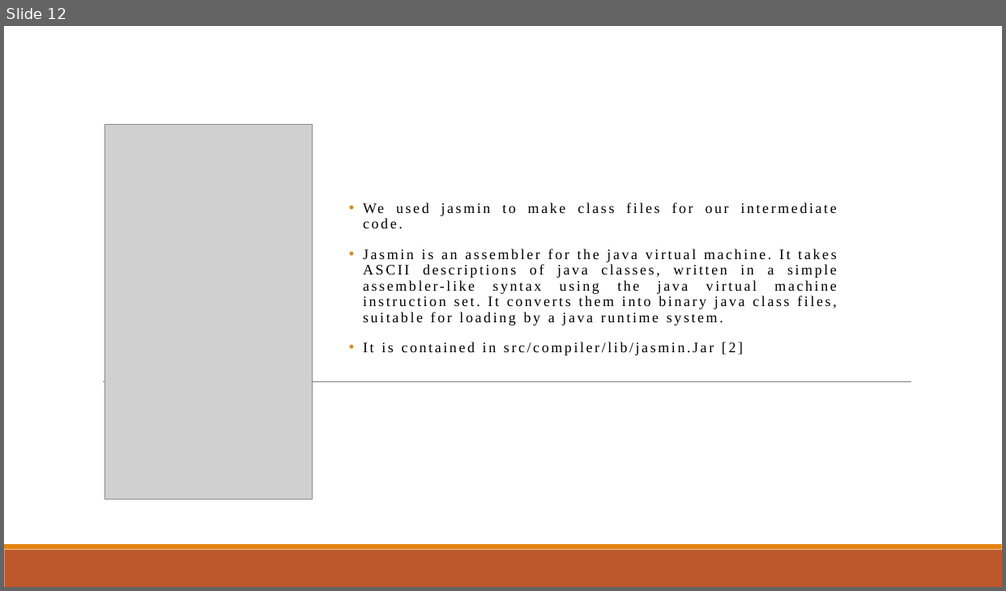
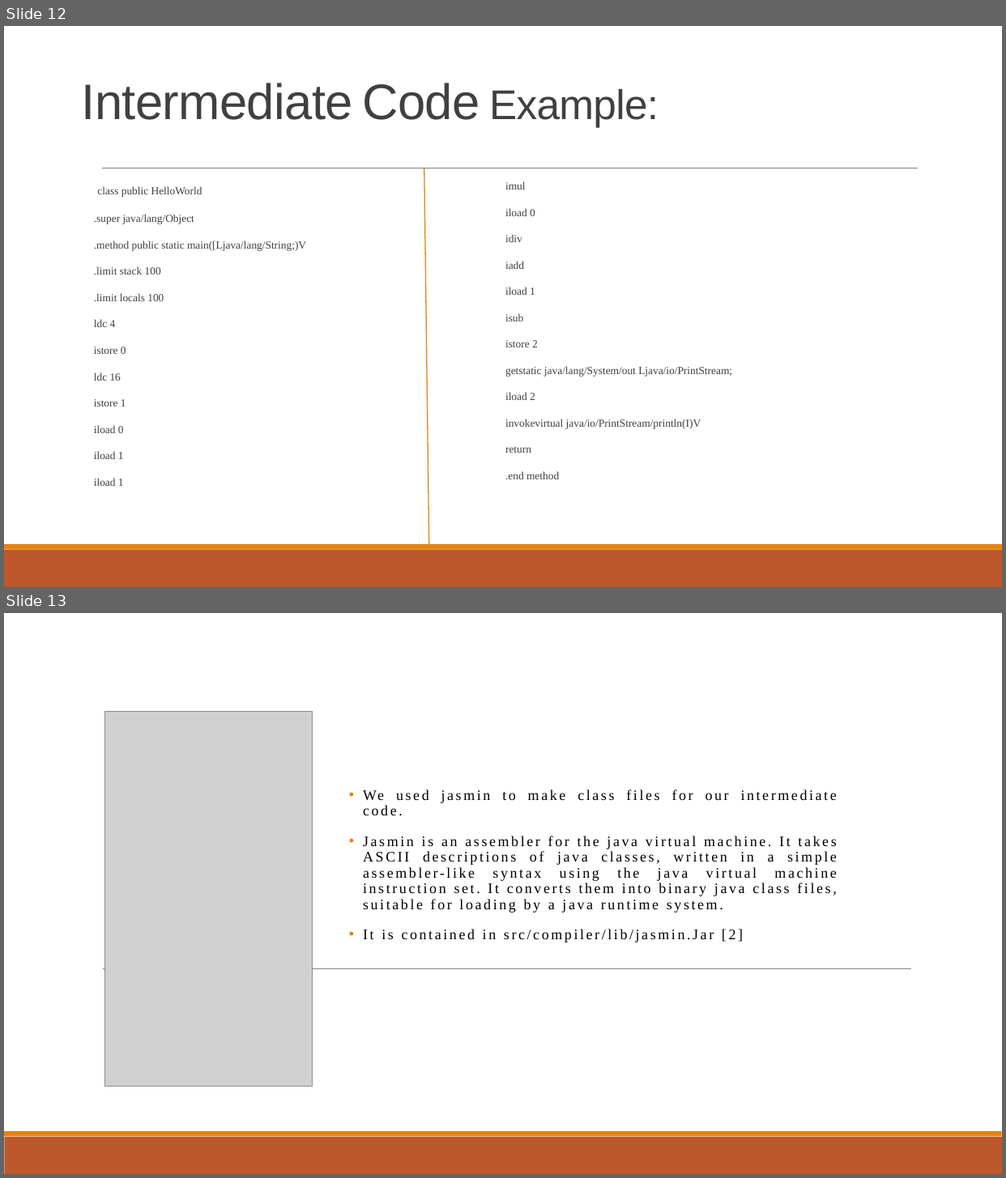
Before and after one commit to parammehta/Compiler-and-Virtual-Machine-for-a-Programming-Language, a slide deck: doc/The APLA Language.pptx. Shown one above the other, each under a label of ours: slide 12 before the commit, slides 12 and 13 after it. The pictures are 1006x591 and 1006x1178 pixels, drawn with LibreOffice and Linux fonts; fonts in the diff are those of the drawing; grey boxes stand for pictures. Boxes give left, top, right and bottom in pixels: in the first picture for what was removed or moved away, otherwise in the second. Text is boxed around its words. In the diff, an @@ line names an element or a change of style, - is before the commit and + after.

```diff
--- a/doc/The APLA Language.pptx
+++ b/doc/The APLA Language.pptx
@@ slide 12 added at (4,26,1002,587), background #FFFFFF; not listed: 2 template elements that a slide beside it also shows @@
@@ title added at (82,83,658,127), 48 pt, text #404040 @@
+Intermediate Code Example:
@@ line added from (102, 169) to (918, 169), #808080 0.5 pt @@
@@ line added from (424, 169) to (429, 545), #E48312 1 pt @@
@@ text added at (94,182,732,486), 10.5 pt, text #404040 @@
+class public HelloWorld
+.super java/lang/Object
+.method public static main([Ljava/lang/String;)V
+.limit stack 100
+.limit locals 100
+ldc 4
+istore 0
+ldc 16
+istore 1
+iload 0
+iload 1
+iload 1
+imul
+iload 0
+idiv
+iadd
+iload 1
+isub
+istore 2
+getstatic java/lang/System/out Ljava/io/PrintStream;
+iload 2
+invokevirtual java/io/PrintStream/println(I)V
+return
+.end method
@@ what was slide 12 is now slide 13 @@
```
Also in this commit, not shown: 2 slides changed, 1 other file.
